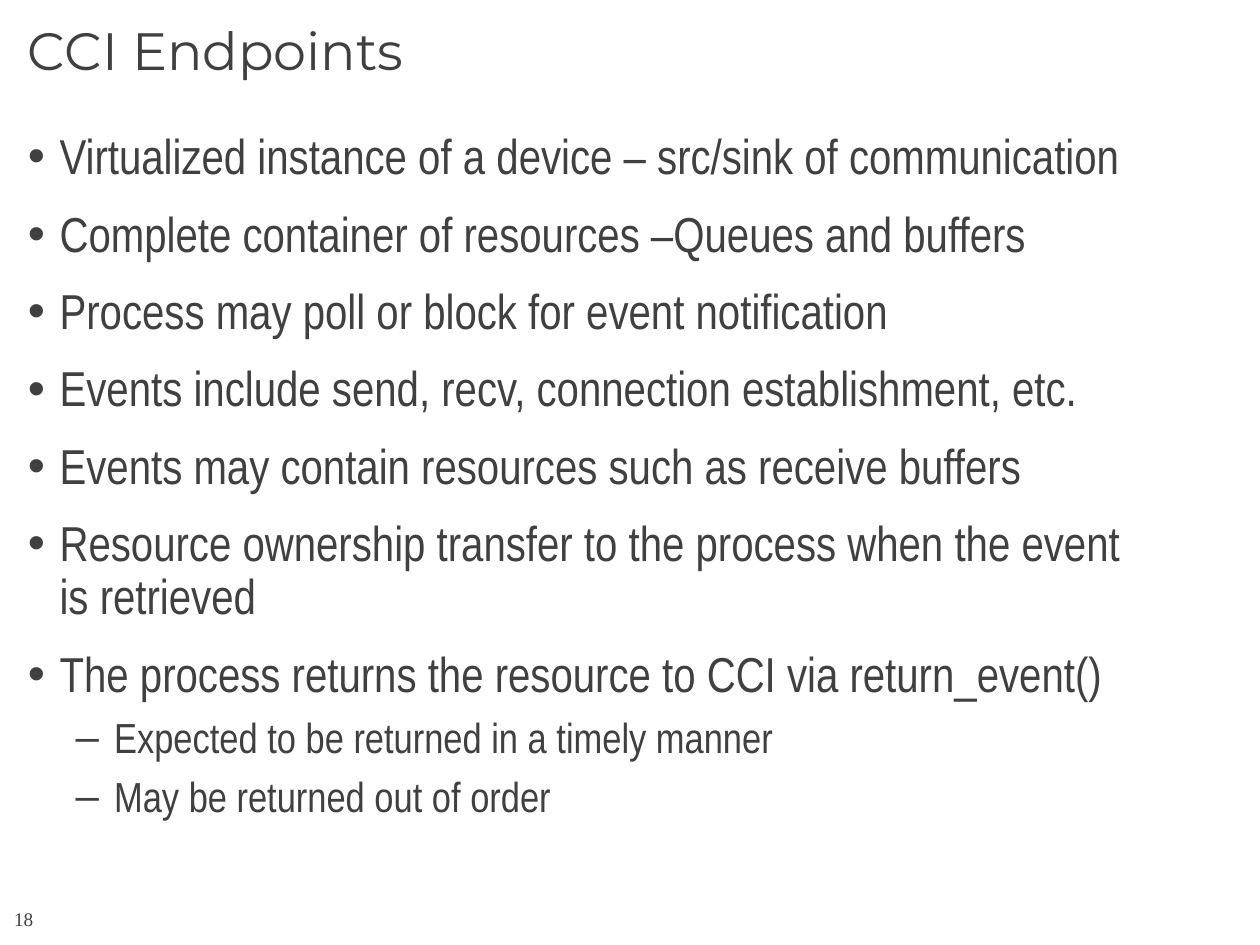
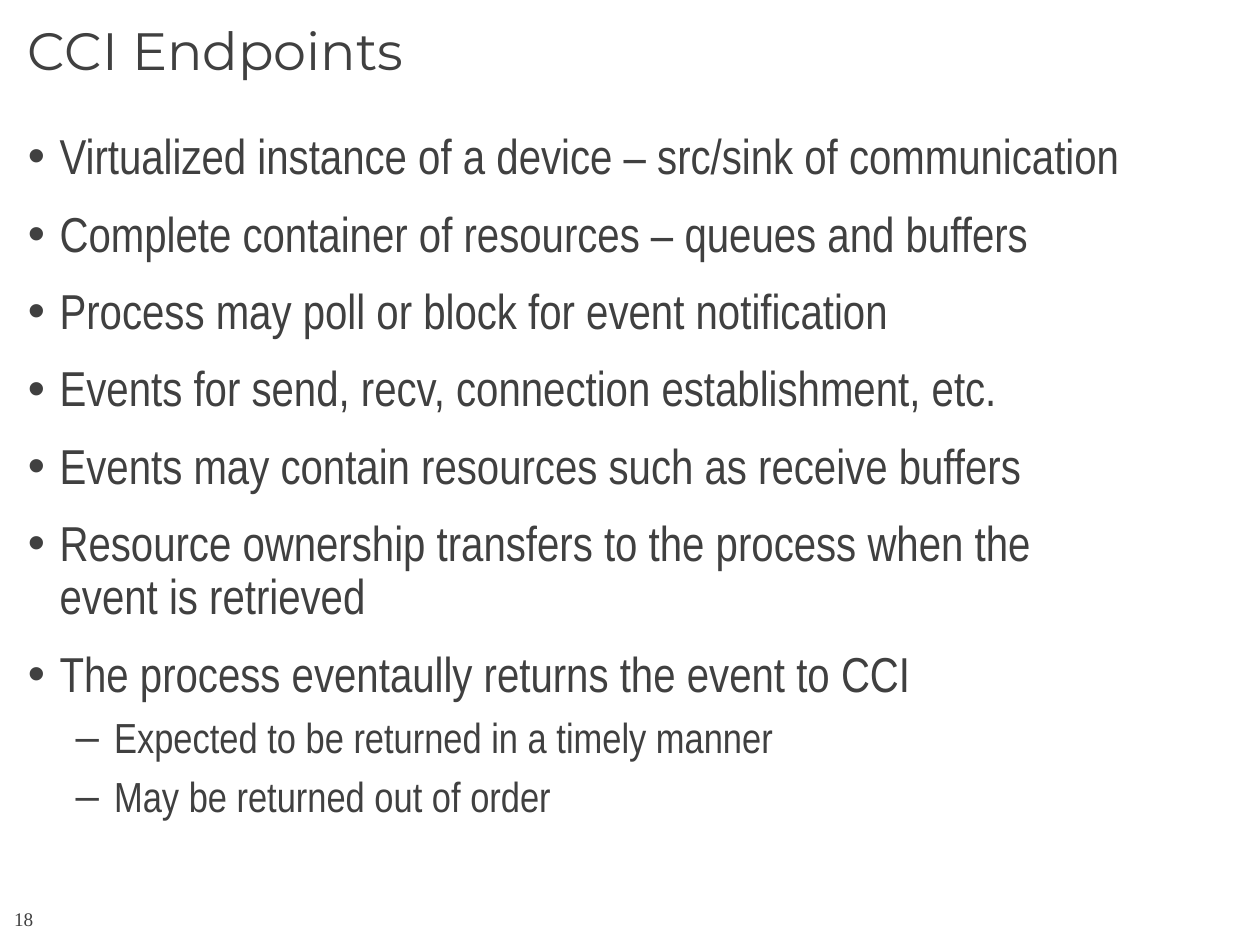
Before and after one commit to CCI/pub, a slide deck: slide 18 of slides/HotI-2011/2011-HotI-CCI-OLCF.pptx. Drawn at 1260x945 pixels with LibreOffice and Linux fonts; fonts in the diff are those of the drawing; background and template pictures are left out. Boxes give left, top, right and bottom in pixels: in the first picture for what was removed or moved away, otherwise in the second. Text is boxed around its words. In the diff, an @@ line names an element or a change of style, - is before the commit and + after.

```diff
--- a/slides/HotI-2011/2011-HotI-CCI-OLCF.pptx
+++ b/slides/HotI-2011/2011-HotI-CCI-OLCF.pptx
@@ text at bbox=[60, 216, 1028, 261]: text changed @@
-• Complete container of resources –Queues and buffers
+• Complete container of resources – queues and buffers
@@ text at bbox=[60, 370, 997, 413]: text changed @@
-• Events include send, recv, connection establishment, etc.
+• Events for send, recv, connection establishment, etc.
@@ text at bbox=[60, 525, 1031, 701]: text changed @@
-• Resource ownership transfer to the process when the event is retrieved
-• The process returns the resource to CCI via return_event()
+• Resource ownership transfers to the process when the event is retrieved
+• The process eventaully returns the event to CCI
```
Also in this commit, not shown: 7 other slides changed.
